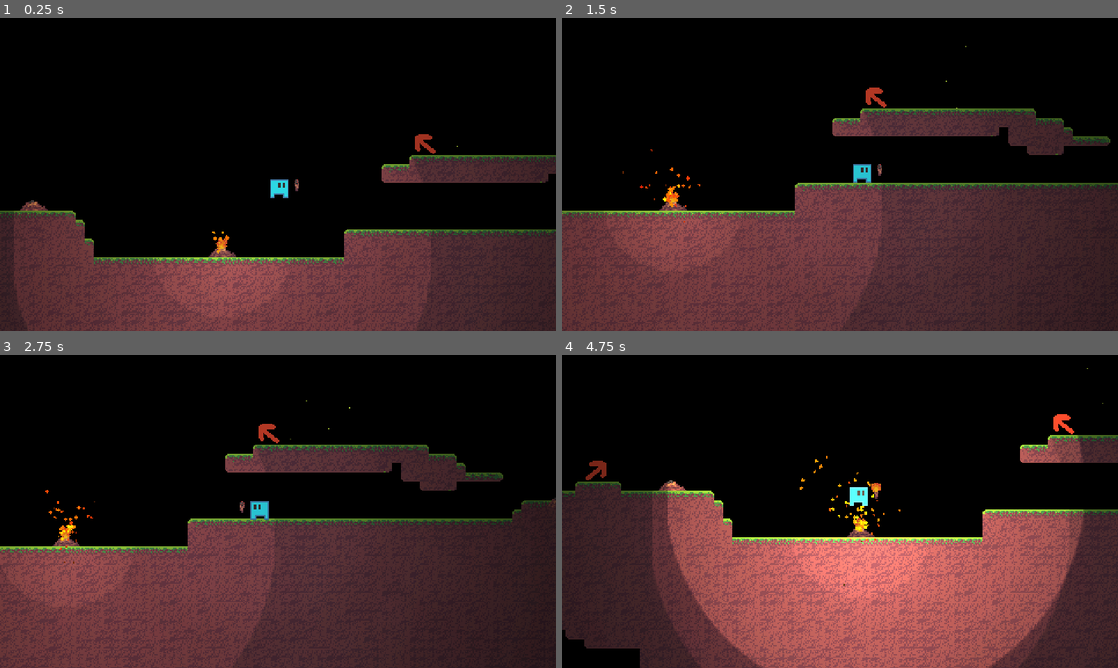
Above: before the commit, frames 1-4 (two rows, left to right).
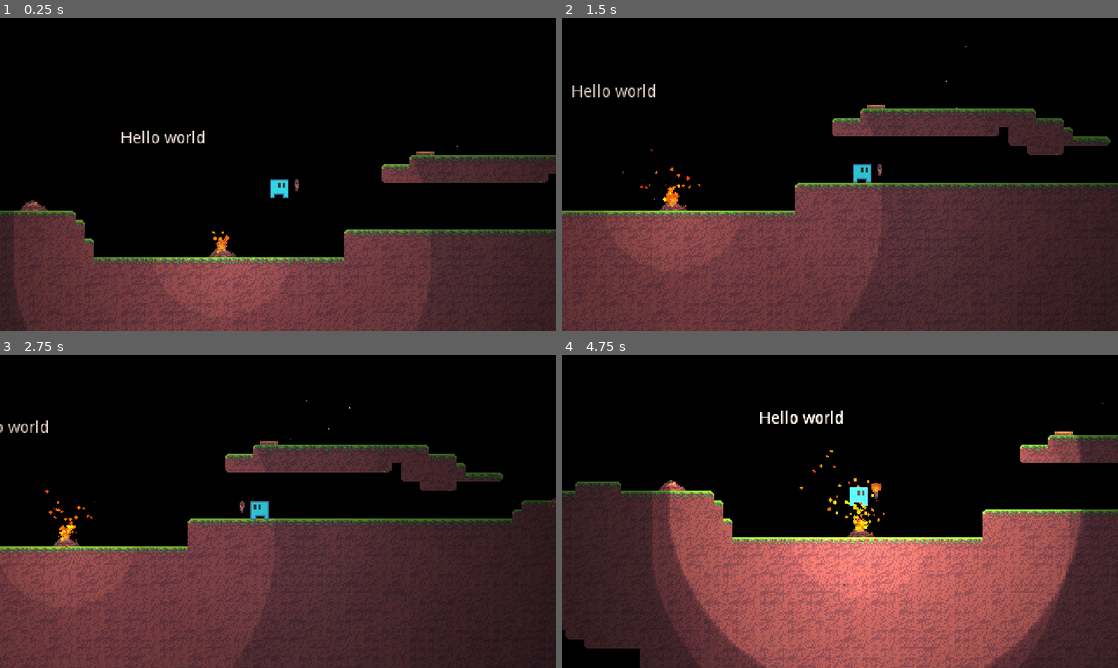
Above: after the commit, the same moments.

Repository: CiberTurtle/LD51
Game: Godot game, scene res://Testing.tscn
The game is run twice, just before and just after one commit, with the same random seed, the same clock (stepped at 60 frames per second) and the same inputs. This scene is started directly instead of the project's main scene.
Inputs:
- Up to frame 1 (0.25 s): no input
- Up to frame 2 (1.5 s): hold D (move_right) from 0.53 s (still down); tap E (pickup) at 0.6, 1.35 s; tap W (move_jump) at 0.77 s
- Up to frame 3 (2.75 s): tap W (move_jump) at 1.52 s; release D (move_right) at 2.03 s; hold Left (move_left) from 2.03 s (still down); tap E (pickup) at 2.1 s
- Up to frame 4 (4.75 s): tap E (pickup) at 2.85, 3.6, 4.35 s; tap W (move_jump) at 3.02, 3.77, 4.52 s; release Left (move_left) at 4.28 s; hold D (move_right) from 4.28 s (still down)

The runs differ from the first frame. In frame 1, 0.4% of the frame differs, in the area x 21-79%, y 36-44%; in frame 2, 0.4%; in frame 3, 0.3%; in frame 4, 1.0%, in the area x 4-95%, y 4-100%.

Commit message:
Sick springs

Diff:
--- a/Assets/Launcher/Launcher.gd
+++ b/Assets/Launcher/Launcher.gd
@@ -5,12 +5,14 @@
 export var hSpeed = 600
 export var vSpeed = -400
 
-func _ready():
-	$Flip.scale.x = sign(hSpeed);
-
 func _on_Area2D_body_entered(body):
 	var player = body as Player
+	# Skip non players
 	if not player: return
 
+	# Apply velocity
 	player.hExtraSpeed = hSpeed
 	player.vSpeed = vSpeed
+	player.coyoteTimer = -1
+
+	$AnimationPlayer.play('Spring Bounce')
--- a/Objects/Campfire.tscn
+++ b/Objects/Campfire.tscn
@@ -7,8 +7,8 @@
 [ext_resource path="res://Assets/Campfire/Campfire.gd" type="Script" id=5]
 [ext_resource path="res://Sound/Ambience/Fire.ogg" type="AudioStream" id=6]
 
-[sub_resource type="CircleShape2D" id=4]
-radius = 20.0
+[sub_resource type="RectangleShape2D" id=4]
+extents = Vector2( 12, 8 )
 
 [sub_resource type="Curve" id=1]
 _data = [ Vector2( 0, 0 ), 0.0, 25.25, 0, 1, Vector2( 0.039604, 1 ), 0.0, 0.0, 0, 0, Vector2( 1, 0.506818 ), -0.513519, 0.0, 1, 0 ]
--- a/Objects/Launcher.tscn
+++ b/Objects/Launcher.tscn
@@ -1,20 +1,41 @@
-[gd_scene load_steps=4 format=2]
+[gd_scene load_steps=5 format=2]
 
 [ext_resource path="res://Assets/Launcher/Launcher.gd" type="Script" id=1]
 [ext_resource path="res://Assets/Launcher/Sprite.png" type="Texture" id=2]
 
 [sub_resource type="RectangleShape2D" id=1]
-extents = Vector2( 8, 8 )
+extents = Vector2( 6, 2 )
+
+[sub_resource type="Animation" id=2]
+resource_name = "Spring Bounce"
+step = 0.0666667
+tracks/0/type = "value"
+tracks/0/path = NodePath("Sprite:position")
+tracks/0/interp = 1
+tracks/0/loop_wrap = true
+tracks/0/imported = false
+tracks/0/enabled = true
+tracks/0/keys = {
+"times": PoolRealArray( 0, 0.0666667, 0.2, 0.5, 1 ),
+"transitions": PoolRealArray( 1, 1, 1, 1, 1 ),
+"update": 0,
+"values": [ Vector2( 0, 5 ), Vector2( 0, -8 ), Vector2( 0, -5 ), Vector2( 0, -5 ), Vector2( 0, 5 ) ]
+}
 
 [node name="Launcher" type="Area2D"]
 script = ExtResource( 1 )
 
 [node name="CollisionShape2D" type="CollisionShape2D" parent="."]
+position = Vector2( 0, 6 )
+z_index = -2
 shape = SubResource( 1 )
 
-[node name="Flip" type="Node2D" parent="."]
-
-[node name="Sprite" type="Sprite" parent="Flip"]
+[node name="Sprite" type="Sprite" parent="."]
+position = Vector2( 0, 5 )
+z_index = -2
 texture = ExtResource( 2 )
 
+[node name="AnimationPlayer" type="AnimationPlayer" parent="."]
+"anims/Spring Bounce" = SubResource( 2 )
+
 [connection signal="body_entered" from="." to="." method="_on_Area2D_body_entered"]
--- a/Testing.tscn
+++ b/Testing.tscn
@@ -13,6 +13,7 @@
 color = Color( 0, 0, 0, 1 )
 
 [node name="Background" type="ColorRect" parent="."]
+visible = false
 light_mask = 512
 margin_left = -750.0
 margin_top = -869.0
@@ -45,11 +46,18 @@
 position = Vector2( 537, 102 )
 
 [node name="Launcher" parent="." instance=ExtResource( 6 )]
-position = Vector2( -118, 87 )
+position = Vector2( -192, 88 )
 
 [node name="Launcher2" parent="." instance=ExtResource( 6 )]
-position = Vector2( 286, 47 )
+position = Vector2( 286, 48 )
 hSpeed = -600
 
 [node name="Fireflies" parent="." instance=ExtResource( 5 )]
 position = Vector2( 332, 22 )
+
+[node name="Label" type="Label" parent="."]
+margin_left = 23.0
+margin_top = 35.0
+margin_right = 96.0
+margin_bottom = 49.0
+text = "Hello world"
Binary file changed: Assets/Launcher/Sprite.png
